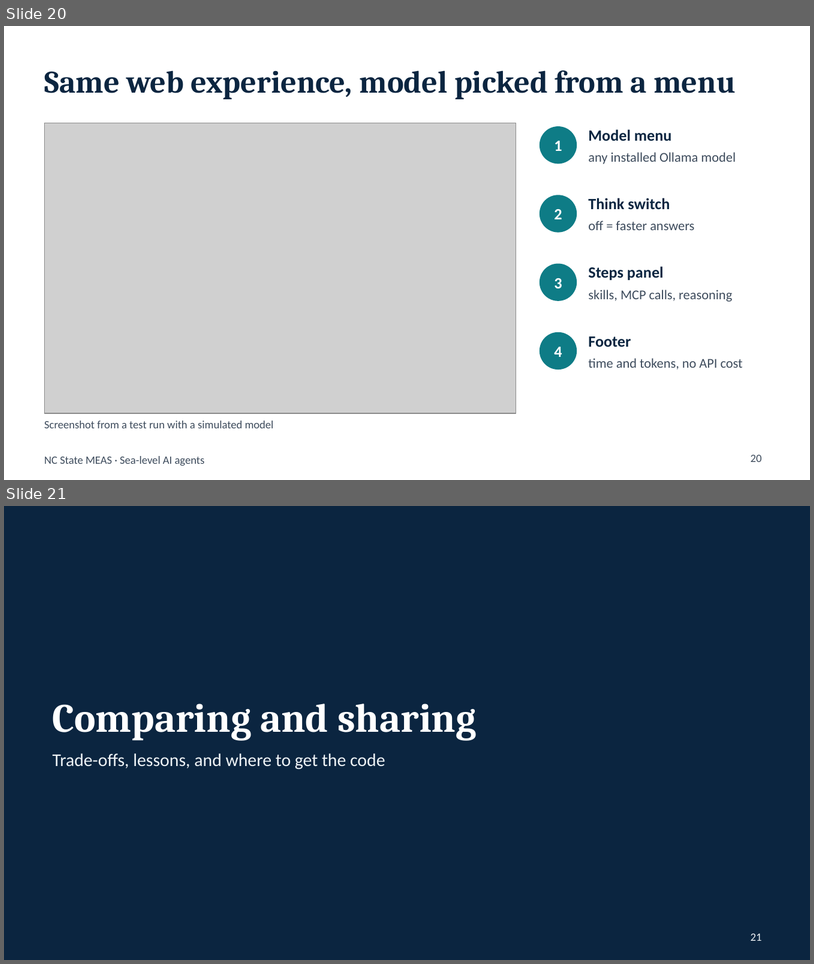
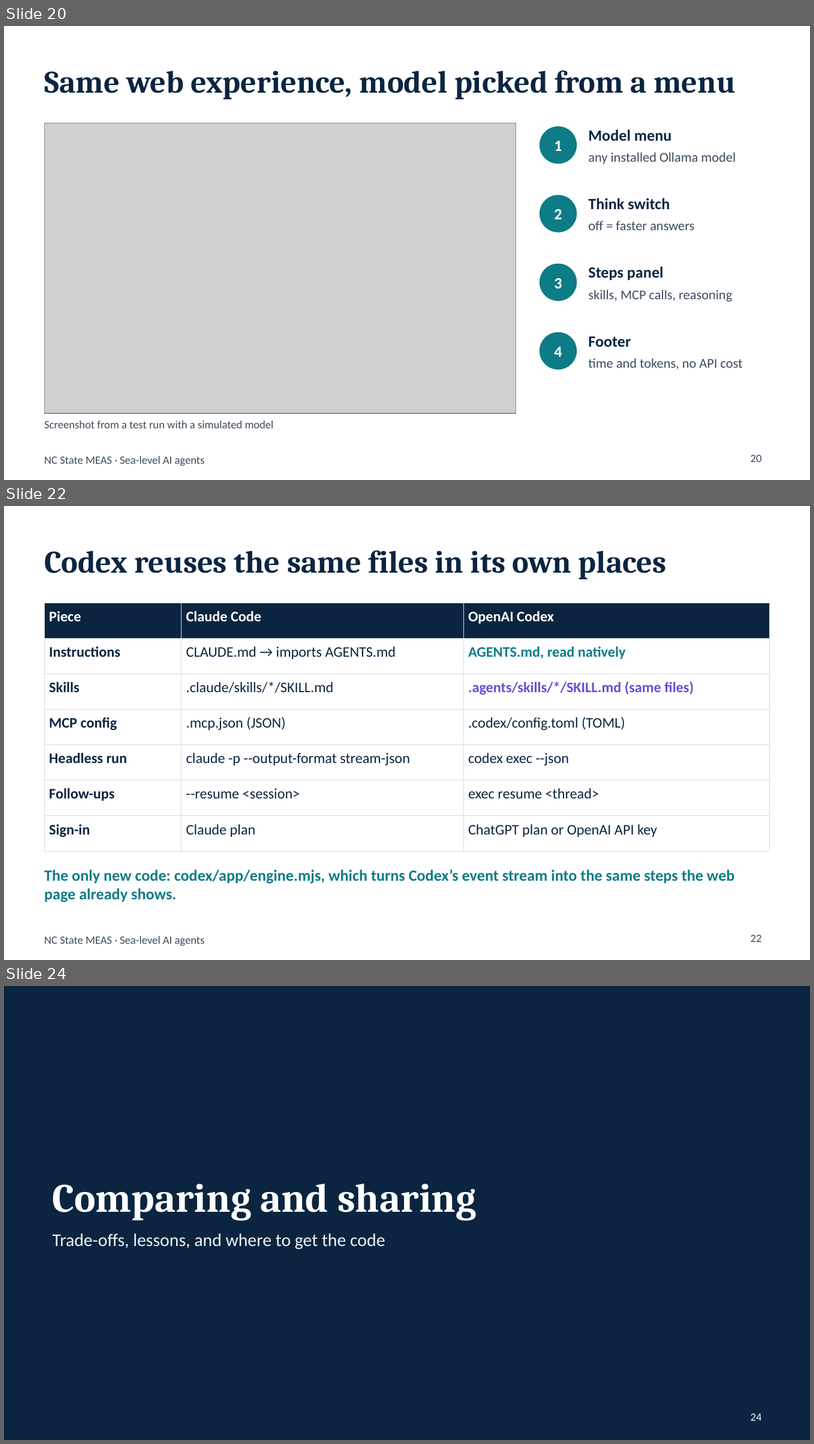
Before and after one commit to jpliu168/sealevel-agent, a slide deck: docs/sealevel_agents_combined.pptx. Shown one above the other, each under a label of ours: slides 20 and 21 before the commit, slides 20, 22 and 24 after it; the slides between them are not shown. The pictures are 814x964 and 814x1444 pixels, drawn with LibreOffice and Linux fonts; fonts in the diff are those of the drawing; grey boxes stand for pictures. Boxes give left, top, right and bottom in pixels: in the first picture for what was removed or moved away, otherwise in the second. Text is boxed around its words. In the diff, an @@ line names an element or a change of style, - is before the commit and + after.

Commit message:
Add OpenAI Codex version

```diff
--- a/docs/sealevel_agents_combined.pptx
+++ b/docs/sealevel_agents_combined.pptx
@@ slide 22 added at (4, 506, 810, 960), background #FFFFFF; not listed: 1 template element that a slide beside it also shows @@
@@ title added at (44, 550, 667, 579), 28 pt, text #0B2540, bold @@
+Codex reuses the same files in its own places
@@ table added at (44, 603, 770, 839), 7 rows, 3 columns @@
+Piece | Claude Code | OpenAI Codex
+Instructions | CLAUDE.md → imports AGENTS.md | AGENTS.md, read natively
+Skills | .claude/skills/*/SKILL.md | .agents/skills/*/SKILL.md (same files)
+MCP config | .mcp.json (JSON) | .codex/config.toml (TOML)
+Headless run | claude -p --output-format stream-json | codex exec --json
+Follow-ups | --resume <session> | exec resume <thread>
+Sign-in | Claude plan | ChatGPT plan or OpenAI API key
@@ text added at (44, 869, 735, 902), 14 pt, text #0E7C86, bold @@
+The only new code: codex/app/engine.mjs, which turns Codex’s event stream into the same steps the web page already shows.
@@ page number added at (751, 934, 762, 942), 10 pt, text #3D4B5C @@
+22
@@ what was slide 21 is now slide 24 @@
@@ page number at (751, 1413, 762, 1420): text changed @@
-21
+24
```
Also in this commit, not shown: 4 slides changed, 2 other slides added, 22 other files.
